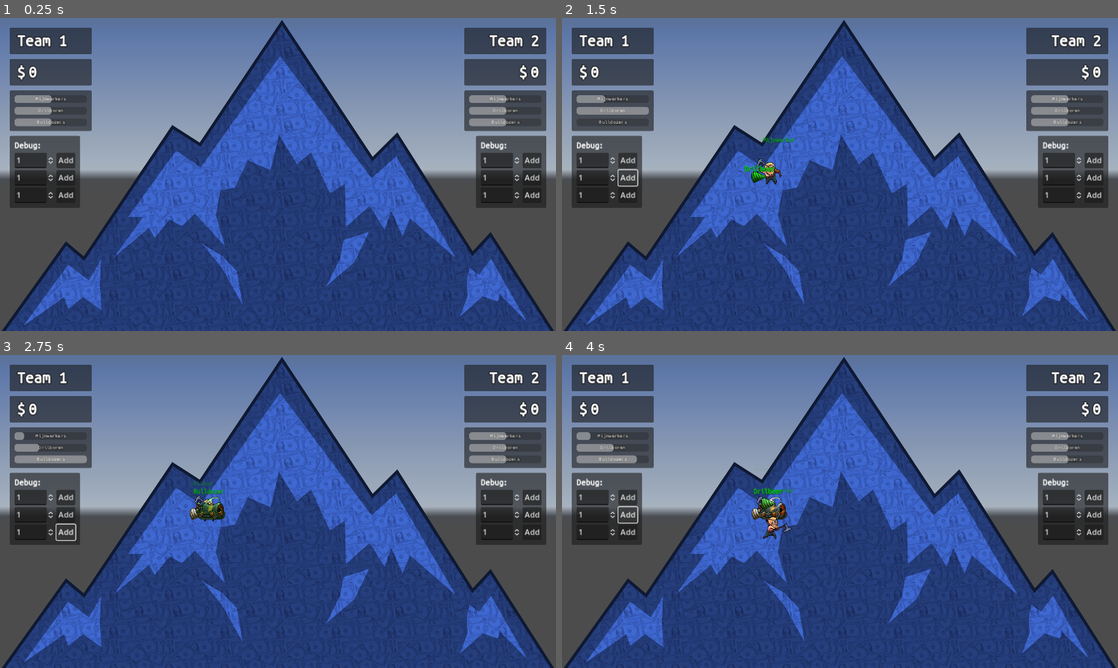
Above: before the commit, frames 1-4 (two rows, left to right).
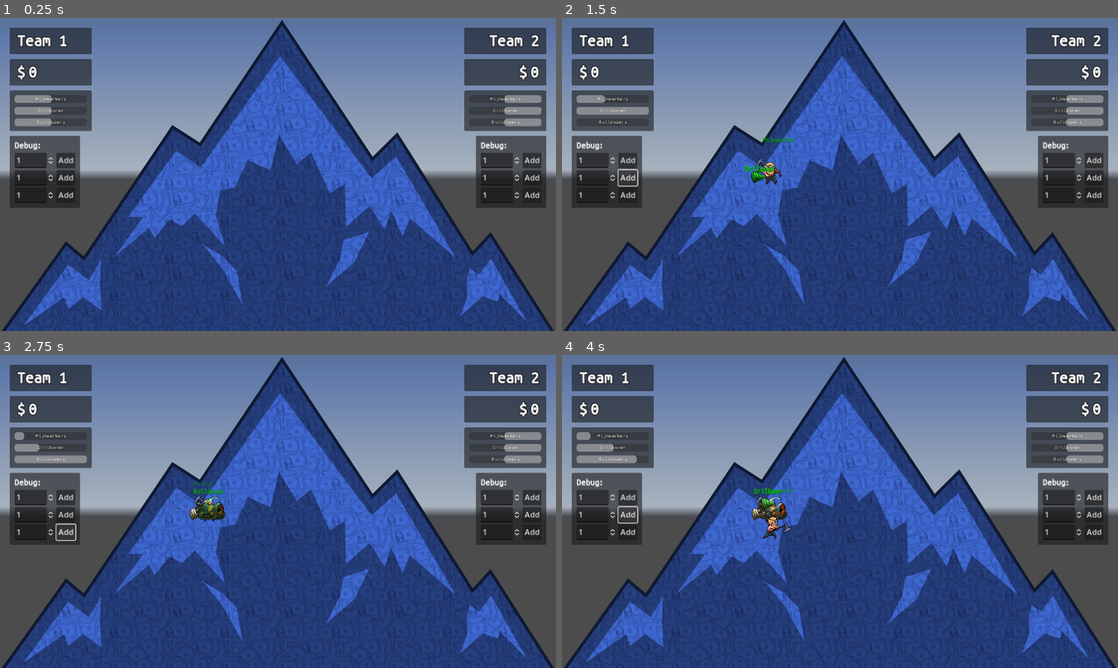
Above: after the commit, the same moments.

Repository: kwint/nfc-card-game
Game: Godot game, scene res://Scenes/Dashboard.tscn
Two runs of this game, one before a commit and one after it. Both use one fixed random seed, a clock stepped at 60 frames per second and the inputs below. A sky picture missing from this copy of the repository is replaced by a grey-blue gradient.
Inputs:
- Up to frame 1 (0.25 s): no input
- Up to frame 2 (1.5 s): click "Add" at 0.5 s; click "Add" at 1.25 s
- Up to frame 3 (2.75 s): click "Add" at 2 s
- Up to frame 4 (4 s): click "Add" at 2.75 s; click "Add" at 3.5 s

The runs differ from the first frame. In frame 1, 1.0% of the frame differs, in the area x 84-98%, y 24-35%; in frame 2, 1.0%; in frame 3, 1.0%; in frame 4, 1.0%.

Commit message:
In the right team panel, flip balance gauges

Diff:
--- a/dashboard/Scenes/Dashboard.tscn
+++ b/dashboard/Scenes/Dashboard.tscn
@@ -113,6 +113,15 @@
 [node name="Balance" parent="Viewport/TeamPanelRight/Rows" index="2"]
 size_flags_horizontal = 8
 
+[node name="Gauge" parent="Viewport/TeamPanelRight/Rows/Balance/Margin/BalanceGauge/Gauge1" index="1"]
+fill_mode = 1
+
+[node name="Gauge" parent="Viewport/TeamPanelRight/Rows/Balance/Margin/BalanceGauge/Gauge2" index="1"]
+fill_mode = 1
+
+[node name="Gauge" parent="Viewport/TeamPanelRight/Rows/Balance/Margin/BalanceGauge/Gauge3" index="1"]
+fill_mode = 1
+
 [node name="Debug" parent="Viewport/TeamPanelRight/Rows" index="3"]
 size_flags_horizontal = 8
 
@@ -134,3 +143,4 @@
 
 [editable path="Viewport/TeamPanelLeft"]
 [editable path="Viewport/TeamPanelRight"]
+[editable path="Viewport/TeamPanelRight/Rows/Balance/Margin/BalanceGauge"]
